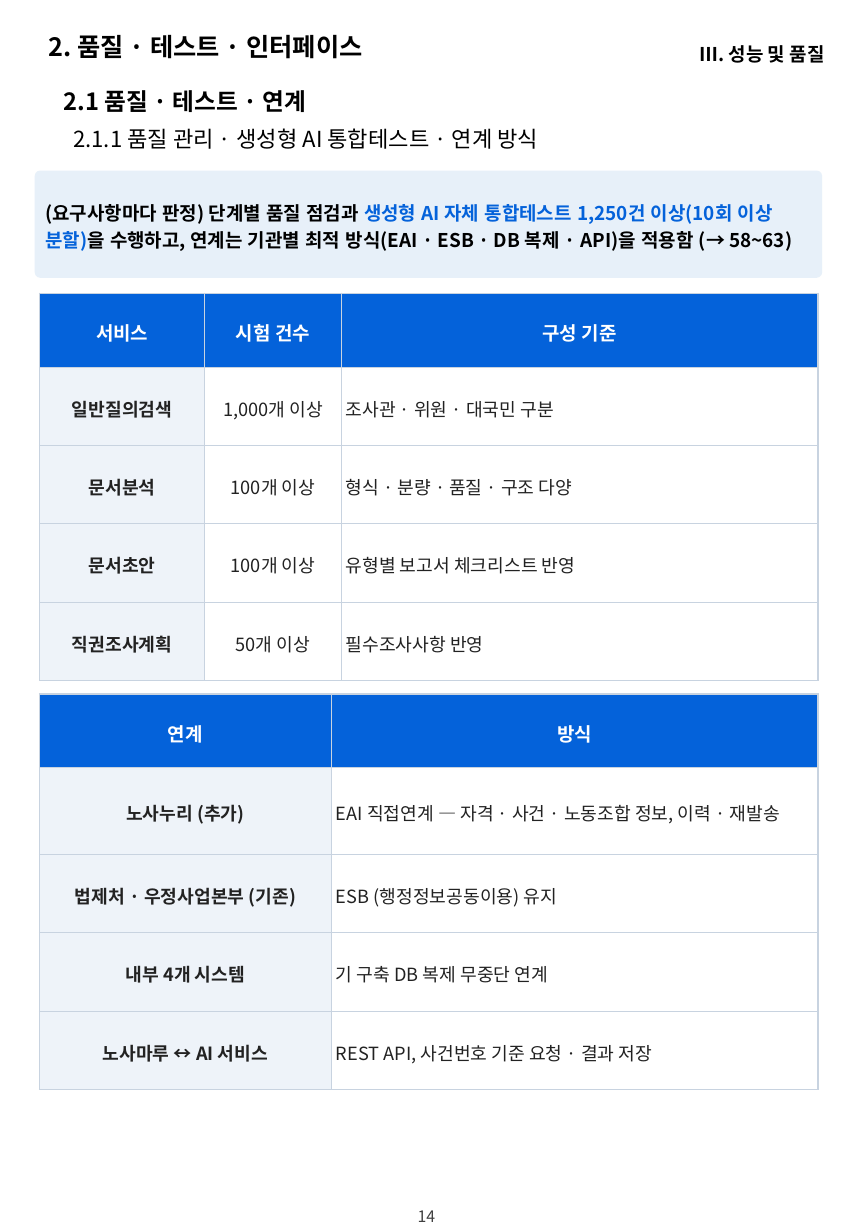
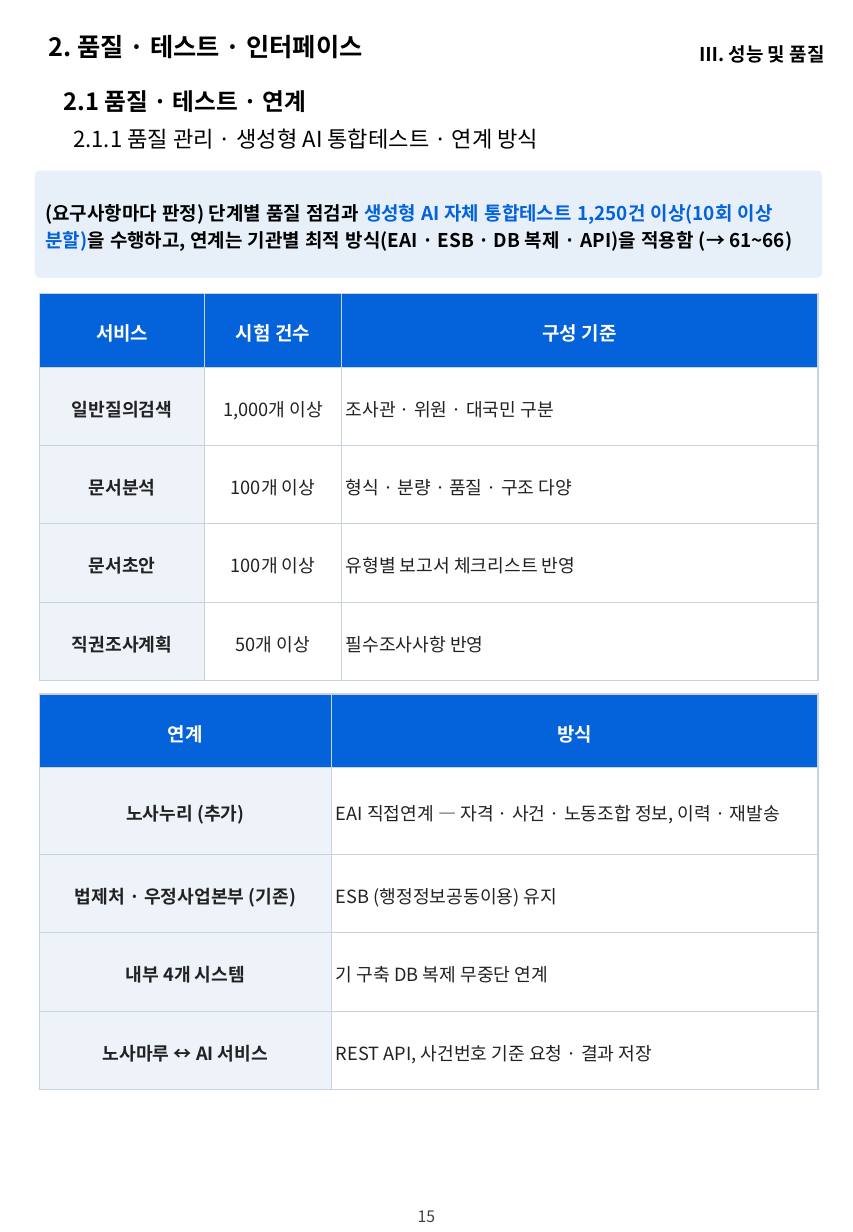
Before and after one commit to hwangsteeve-tech/hbjw, a slide deck: slide 15 of proposals/2026-11_nlrc-ai-labor-commission/nlrc_제안요약서.pptx (slide 14 before the commit). Drawn at 853x1232 pixels with LibreOffice and Linux fonts; fonts in the diff are those of the drawing; background and template pictures are left out. Boxes give left, top, right and bottom in pixels: in the first picture for what was removed or moved away, otherwise in the second. Text is boxed around its words. In the diff, an @@ line names an element or a change of style, - is before the commit and + after.

```diff
--- a/proposals/2026-11_nlrc-ai-labor-commission/nlrc_제안요약서.pptx
+++ b/proposals/2026-11_nlrc-ai-labor-commission/nlrc_제안요약서.pptx
@@ text in rounded rectangle at (45,204,792,251): text changed @@
-(요구사항마다 판정) 단계별 품질 점검과 생성형 AI 자체 통합테스트 1,250건 이상(10회 이상 분할)을 수행하고, 연계는 기관별 최적 방식(EAI · ESB · DB 복제 · API)을 적용함 (→ 58~63)
+(요구사항마다 판정) 단계별 품질 점검과 생성형 AI 자체 통합테스트 1,250건 이상(10회 이상 분할)을 수행하고, 연계는 기관별 최적 방식(EAI · ESB · DB 복제 · API)을 적용함 (→ 61~66)
@@ page number at (418,1210,436,1222): text changed @@
-14
+15
@@ text at (419,1210,435,1222): text changed @@
-14
+15
```
Also in this commit, not shown: 8 other slides changed, 1 slide added, 7 other files.
